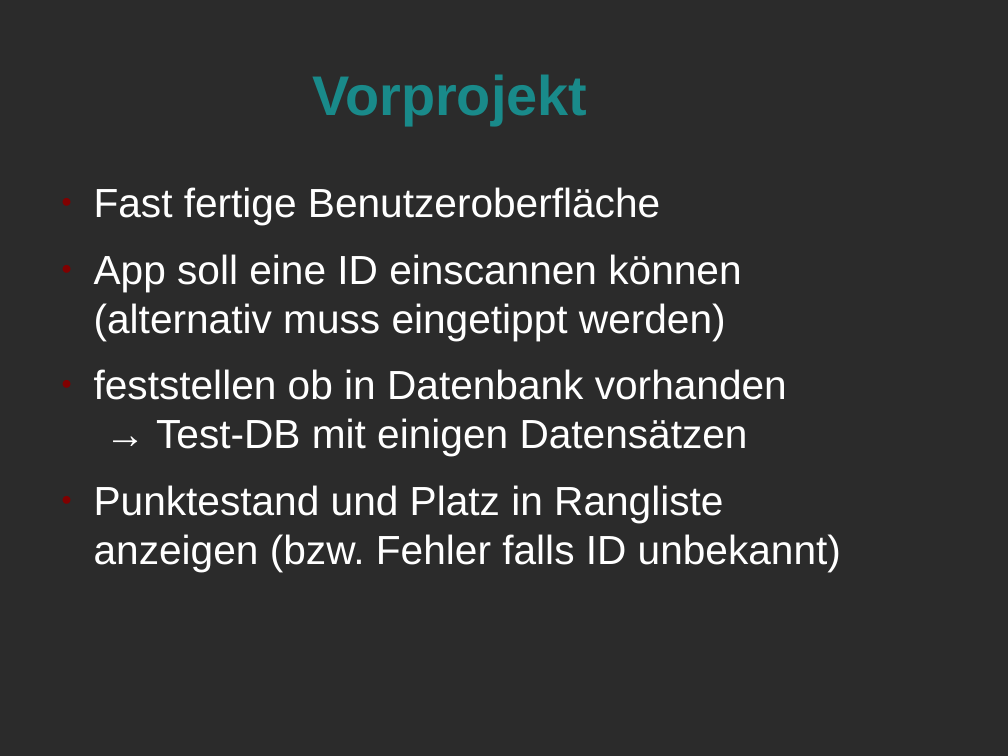
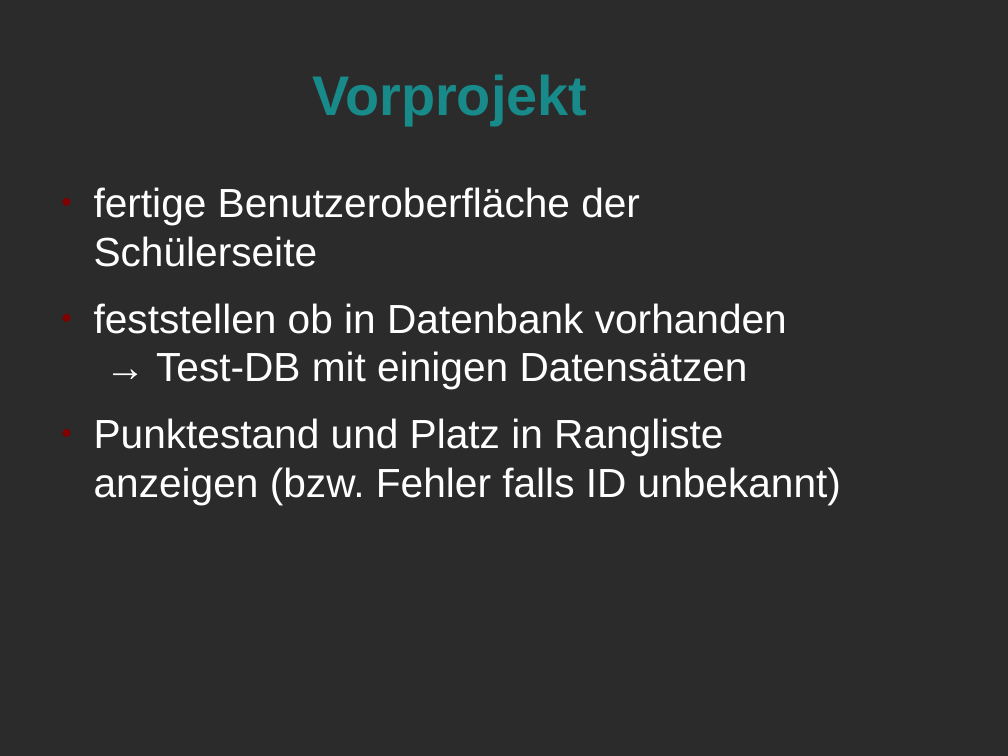
Before and after one commit to Marcel2603/hg17b, a slide deck: slide 18 of Dokumente/Review 1 Praesentation/Review 1.odp. Drawn at 1008x756 pixels with LibreOffice and Linux fonts; fonts in the diff are those of the drawing; background and template pictures are left out; a plain dark background stands for a picture behind light text. Boxes give left, top, right and bottom in pixels: in the first picture for what was removed or moved away, otherwise in the second. Text is boxed around its words. In the diff, an @@ line names an element or a change of style, - is before the commit and + after.

```diff
--- a/Dokumente/Review 1 Praesentation/Review 1.odp
+++ b/Dokumente/Review 1 Praesentation/Review 1.odp
@@ text at [94, 187, 640, 267]: text changed @@
-● Fast fertige Benutzeroberfläche
-● App soll eine ID einscannen können (alternativ muss eingetippt werden)
+● fertige Benutzeroberfläche der Schülerseite
```
Also in this commit, not shown: 2 other slides changed, 3 other files.
